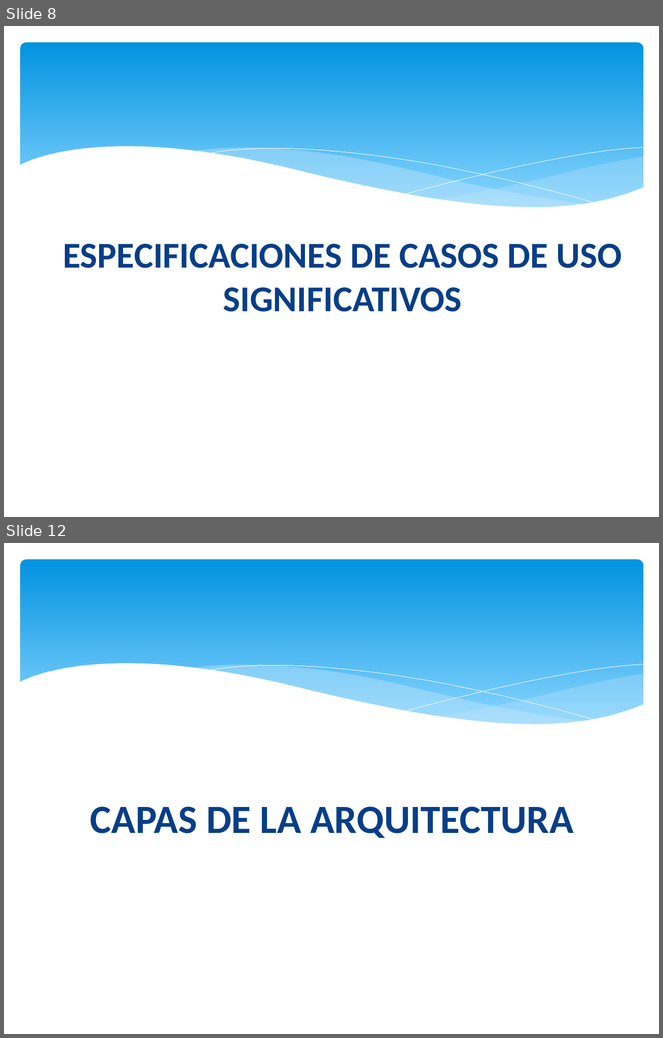
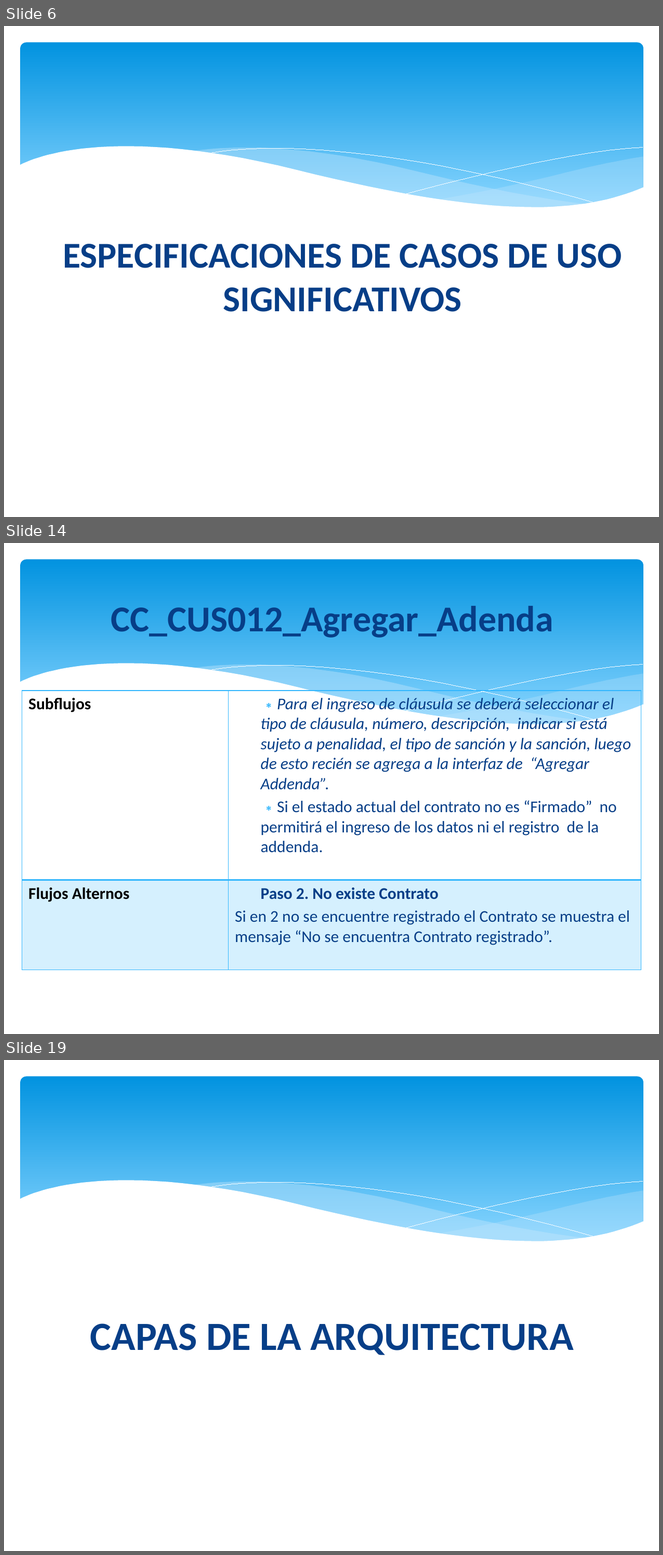
Before and after one commit to orlysemperfi/tp3-contratos-clientes, a slide deck: ITERACION 5/SUB ITERACION 2/PRESENTACION02/PPT TP3 PRES03.pptx. Shown one above the other, each under a label of ours: slides 8 and 12 before the commit, slides 6, 14 and 19 after it; the slides between them are not shown. The pictures are 663x1038 and 663x1555 pixels, drawn with LibreOffice and Linux fonts; fonts in the diff are those of the drawing. Boxes give left, top, right and bottom in pixels: in the first picture for what was removed or moved away, otherwise in the second. Text is boxed around its words. In the diff, an @@ line names an element or a change of style, - is before the commit and + after.

```diff
--- a/ITERACION 5/SUB ITERACION 2/PRESENTACION02/PPT TP3 PRES03.pptx
+++ b/ITERACION 5/SUB ITERACION 2/PRESENTACION02/PPT TP3 PRES03.pptx
@@ slide 14 added at [4, 543, 659, 1034], background #FFFFFF; not listed: 6 template elements that a slide beside it also shows @@
@@ title added at [111, 606, 554, 638], 40 pt, text #073E87, bold @@
+CC_CUS012_Agregar_Adenda
@@ table added at [22, 691, 641, 967], 2 rows, 2 columns @@
+Subflujos | Para el ingreso de cláusula se deberá seleccionar el tipo de cláusula, número, descripción, indicar si está sujeto a penalidad, el tipo de sanción y la sanción, luego de esto recién se agrega a la interfaz de “Agregar Addenda”. / Si el estado actual del contrato no es “Firmado” no permitirá el ingreso de los datos ni el registro de la addenda.
+Flujos Alternos | Paso 2. No existe Contrato / Si en 2 no se encuentre registrado el Contrato se muestra el mensaje “No se encuentra Contrato registrado”.
@@ what was slide 8 is now slide 6 @@
@@ what was slide 12 is now slide 19 @@
```
Also in this commit, not shown: 6 slides changed, 8 other slides added, 2 slides removed.
